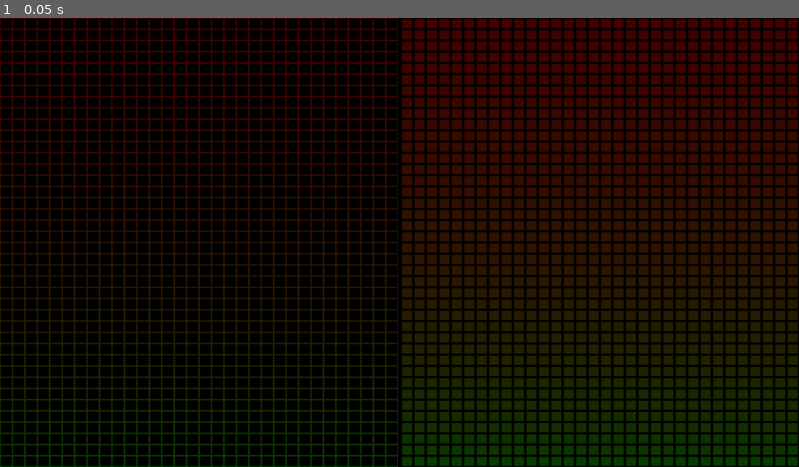
Above: before the commit, frame 1.
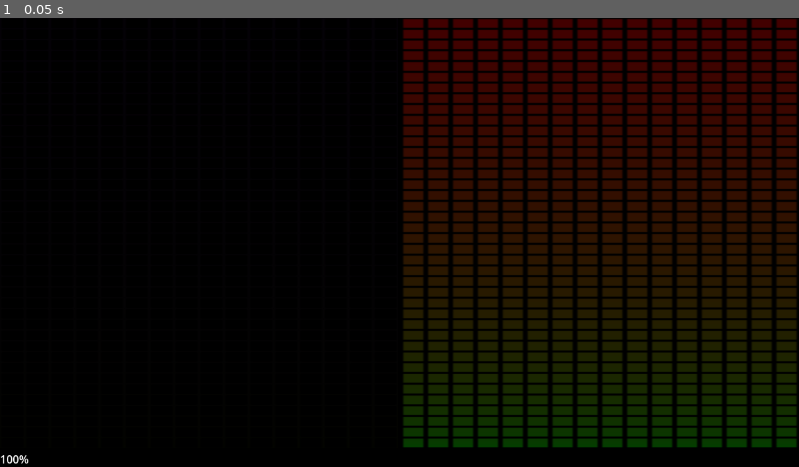
Above: after the commit, the same moment.

Repository: FeniXb3/fit-in
Game: Godot game, scene res://scenes/game.tscn
Same seed, same stepped clock (60 frames per second), same inputs: the game is played once before the commit and once after it. Sound files missing from this copy of the repository are replaced by a short silence.
Inputs:
- Up to frame 1 (0.05 s): no input

The runs differ from the first frame. In frame 1, 30% of the frame differs, in the area x 0-100%, y 0-100%.

Commit message:
Base for sound comparison

Diff:
--- a/default_bus_layout.tres
+++ b/default_bus_layout.tres
@@ -9,7 +9,7 @@
 [resource]
 bus/1/name = &"Input"
 bus/1/solo = false
-bus/1/mute = true
+bus/1/mute = false
 bus/1/bypass_fx = false
 bus/1/volume_db = 0.0
 bus/1/send = &"Master"
--- a/scenes/game.tscn
+++ b/scenes/game.tscn
@@ -1,19 +1,22 @@
 [gd_scene format=3 uid="uid://1ww35lacst7c"]
 
+[ext_resource type="Script" uid="uid://b0a30mx7y84sj" path="res://scripts/game.gd" id="1_lnu2h"]
 [ext_resource type="PackedScene" uid="uid://c8khakrgnrbsg" path="res://scenes/audio_analyzer.tscn" id="1_uwrxv"]
-[ext_resource type="AudioStream" uid="uid://3soou5h00k8n" path="res://record.wav" id="2_yqjtg"]
-
-[sub_resource type="AudioStreamMicrophone" id="AudioStreamMicrophone_yqjtg"]
+[ext_resource type="AudioStream" uid="uid://3soou5h00k8n" path="res://record.wav" id="4_lbhrr"]
 
 [sub_resource type="AudioStreamMicrophone" id="AudioStreamMicrophone_lnu2h"]
 
-[node name="Game" type="Control" unique_id=1519304417]
+[node name="Game" type="Control" unique_id=1519304417 node_paths=PackedStringArray("input_audio_analyzer", "expected_audio_analyzer", "correctness_label")]
 layout_mode = 3
 anchors_preset = 15
 anchor_right = 1.0
 anchor_bottom = 1.0
 grow_horizontal = 2
 grow_vertical = 2
+script = ExtResource("1_lnu2h")
+input_audio_analyzer = NodePath("Control/VBoxContainer/HBoxContainer/InputAudioAnalyzer")
+expected_audio_analyzer = NodePath("Control/VBoxContainer/HBoxContainer/ExpectedAudioAnalyzer")
+correctness_label = NodePath("Control/VBoxContainer/CorrectnessLabel")
 
 [node name="ColorRect" type="ColorRect" parent="." unique_id=310225835]
 layout_mode = 1
@@ -34,47 +37,35 @@
 size_flags_horizontal = 3
 size_flags_vertical = 3
 
-[node name="HBoxContainer" type="HBoxContainer" parent="Control" unique_id=571820614]
+[node name="VBoxContainer" type="VBoxContainer" parent="Control" unique_id=1418193366]
 layout_mode = 1
 anchors_preset = 15
 anchor_right = 1.0
 anchor_bottom = 1.0
 grow_horizontal = 2
 grow_vertical = 2
+
+[node name="HBoxContainer" type="HBoxContainer" parent="Control/VBoxContainer" unique_id=571820614]
+layout_mode = 2
 size_flags_horizontal = 3
 size_flags_vertical = 3
 
-[node name="InputAudioAnalyzer" parent="Control/HBoxContainer" unique_id=1054632808 instance=ExtResource("1_uwrxv")]
+[node name="InputAudioAnalyzer" parent="Control/VBoxContainer/HBoxContainer" unique_id=1557042172 instance=ExtResource("1_uwrxv")]
 layout_mode = 2
+color_bottom = Color(0.44638944, 0.5993103, 0, 1)
+color_top = Color(0.6727395, 0.30829853, 1, 1)
 outline_only = true
-inactive_mask = 0.618
-stream = SubResource("AudioStreamMicrophone_yqjtg")
+stream = SubResource("AudioStreamMicrophone_lnu2h")
 bus_name = &"Input"
-columns = 32
+columns = 16
 
-[node name="ExpectedAudioAnalyzer2" parent="Control/HBoxContainer" unique_id=1557042172 instance=ExtResource("1_uwrxv")]
+[node name="ExpectedAudioAnalyzer" parent="Control/VBoxContainer/HBoxContainer" unique_id=863983951 instance=ExtResource("1_uwrxv")]
 layout_mode = 2
 inactive_mask = 0.51
-stream = ExtResource("2_yqjtg")
+stream = ExtResource("4_lbhrr")
 bus_name = &"Expected"
-columns = 32
+columns = 16
 
-[node name="ExpectedAudioAnalyzer2" parent="Control" unique_id=1951636221 instance=ExtResource("1_uwrxv")]
-visible = false
-layout_mode = 1
-color_top = Color(0.1884206, 0.5133244, 0.99999994, 1)
-inactive_mask = 0.44
-stream = ExtResource("2_yqjtg")
-bus_name = &"Expected"
-columns = 32
-
-[node name="InputAudioAnalyzer" parent="Control" unique_id=902026976 instance=ExtResource("1_uwrxv")]
-visible = false
-layout_mode = 1
-color_bottom = Color(1, 0, 1, 1)
-color_top = Color(0.6828893, 0.63758785, 7.70092e-07, 1)
-outline_only = true
-inactive_mask = 0.0
-stream = SubResource("AudioStreamMicrophone_lnu2h")
-bus_name = &"Input"
-columns = 32
+[node name="CorrectnessLabel" type="Label" parent="Control/VBoxContainer" unique_id=753216597]
+layout_mode = 2
+text = "50%"
--- a/scripts/audio_analyzer.gd
+++ b/scripts/audio_analyzer.gd
@@ -1,4 +1,8 @@
 extends Control
+class_name AudioAnalyzer
+
+signal frame_analyzed(analyzer_name: StringName, frame_number: int, fft: Array[float])
+signal stream_finished
 
 @onready var stream_player: AudioStreamPlayer = %StreamPlayer
 @onready var visualization: ColorRect = %Visualization
@@ -79,7 +83,7 @@
 			max_values[i] = lerp(max_values[i], data[i], ANIMATION_SPEED)
 		if data[i] <= 0.0:
 			min_values[i] = lerp(min_values[i], 0.0, ANIMATION_SPEED)
-	var fft = []
+	var fft: Array[float] = []
 	for i in range(columns):
 		fft.append(lerp(min_values[i], max_values[i], ANIMATION_SPEED))
 
@@ -92,6 +96,8 @@
 
 	frame_number += 1
 
+	frame_analyzed.emit(name, frame_number, fft)
+
 func _resize_values(count: int):
 	min_values.resize(count)
 	max_values.resize(count)
@@ -100,4 +106,13 @@
 
 
 func _on_stream_player_finished() -> void:
+	#stream_player.play()
+	stream_finished.emit()
+
+func play() -> void:
 	stream_player.play()
+
+func reset() -> void:
+	frame_number = 0
+	if stream is not AudioStreamMicrophone:
+		play()
--- /dev/null
+++ b/scripts/game.gd
@@ -0,0 +1,87 @@
+extends Control
+
+@export var input_audio_analyzer: AudioAnalyzer
+@export var expected_audio_analyzer: AudioAnalyzer
+@export var correctness_label: Label
+
+@export var input_frame_data: Dictionary = {}
+@export var expected_frame_data: Dictionary = {}
+
+@export var frame_data: Dictionary = {}
+@export var epsilon: float = 0.002
+
+# Called when the node enters the scene tree for the first time.
+func _ready() -> void:
+	input_audio_analyzer.frame_analyzed.connect(_on_frame_analyzed)
+	expected_audio_analyzer.frame_analyzed.connect(_on_frame_analyzed)
+	expected_audio_analyzer.stream_finished.connect(_on_stream_finished)
+	pass
+
+# Called every frame. 'delta' is the elapsed time since the previous frame.
+func _process(_delta: float) -> void:
+	pass
+	#var is_close_enough = true
+	#var diff = []
+	#var correct_frequencies = 0.0
+	#var total_frequencies = 0.0
+	#
+	#for frame_number in frame_data:
+		#var data: Dictionary = frame_data[frame_number]
+		#var diffs = {}
+		#for analyzer_name in data:
+			#if diffs.has(frame_number):
+				##total_frequencies = diffs[frame_number].size()
+				##for i in total_frequencies:
+				#for i in diffs[frame_number].size():
+					#total_frequencies += 1
+					#diffs[frame_number][i] -= data[analyzer_name][i]
+					#if absf(diffs[frame_number][i]) <= epsilon:
+						#correct_frequencies += 1
+						##is_close_enough = false
+						##break
+			#else:
+				#diffs[frame_number] = data[analyzer_name]
+			#
+			##if not is_close_enough:
+				##break
+	#if total_frequencies > 0:
+		#correctness_label.text = "%d" % ((correct_frequencies / total_frequencies)* 100)
+		##correctness_label.text = str(correct_frequencies)
+
+func update_frame_correctness(frame_number: int):
+	var diff = []
+	var correct_frequencies = 0.0
+	var total_frequencies = 0.0
+
+	var data: Dictionary = frame_data[frame_number]
+	var diffs = {}
+	for analyzer_name in data:
+		if diffs.has(frame_number):
+			for i in diffs[frame_number].size():
+				total_frequencies += 1
+				diffs[frame_number][i] -= data[analyzer_name][i]
+				if absf(diffs[frame_number][i]) <= epsilon:
+					correct_frequencies += 1
+					#is_close_enough = false
+					#break
+		else:
+			diffs[frame_number] = data[analyzer_name]
+
+	if total_frequencies > 0:
+		correctness_label.text = "%d%%" % ((correct_frequencies / total_frequencies) * 100)
+
+func _on_frame_analyzed(analyzer_name: StringName, frame_number: int, fft: Array[float]) -> void:
+	#var data = frame_data.get_or_add(analyzer_name, {})
+	#data[frame_number] = fft
+	var data: Dictionary = frame_data.get_or_add(frame_number, {})
+	data[analyzer_name] = fft
+
+	if data.keys().size() == 2:
+		await get_tree().process_frame
+		update_frame_correctness.call_deferred(frame_number)
+
+func _on_stream_finished() -> void:
+	await get_tree().create_timer(1).timeout
+	input_audio_analyzer.reset.call_deferred()
+	expected_audio_analyzer.reset.call_deferred(	)
+	pass
Not shown, added: scripts/game.gd.uid
